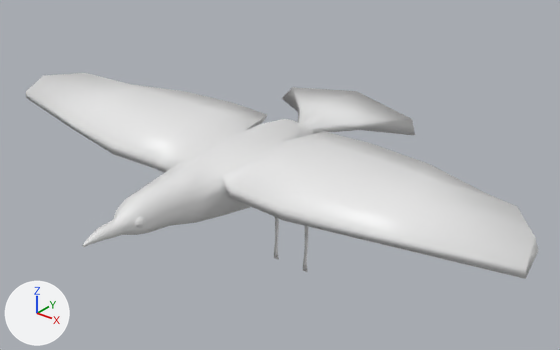
Two versions of the Blender file assets/house_crow.blend, one commit apart.
Before and after are seen from a 50 mm camera at (53.8, -68.3, 37.0) aimed at (1.9, -3.4, -3.3). The lights are fixed; the arrows at lower left show +X, +Y and +Z.

In view in the first picture: 'HouseCrow'.
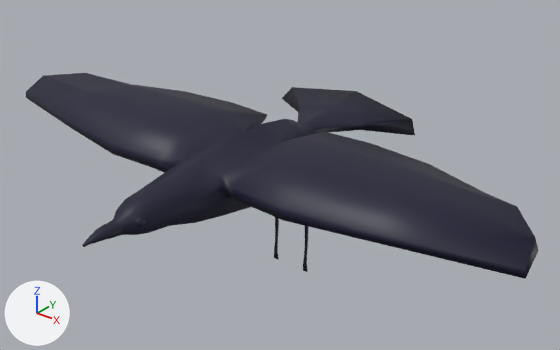
Pixel boxes [x1, y1, x2, y2] of what changed, in the pictures (560 x 350 px):
'HouseCrow', recoloured
    both: [26, 73, 538, 279]

What the commit changed:
Picture 'Untitled.002' (img_untitled_002) is new.
Material 'Material.002' (mat_material_002) is new.
Uses the picture img_untitled_002.
me_housecrow has 193 vertices, 183 faces and spans x 0.0..35.4, y -18.2..27.9, z -18.3..3.7.
me_housecrow no longer uses material mat_material (white #e7e7e7).
me_housecrow now uses material mat_material_002.
